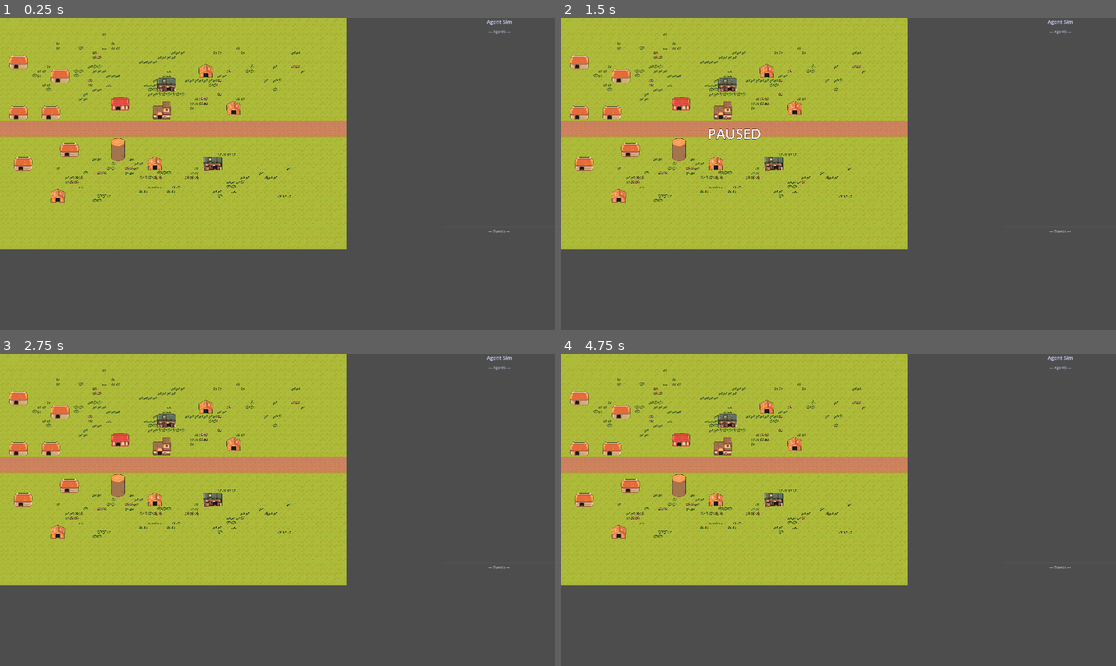
Above: before the commit, frames 1-4 (two rows, left to right).
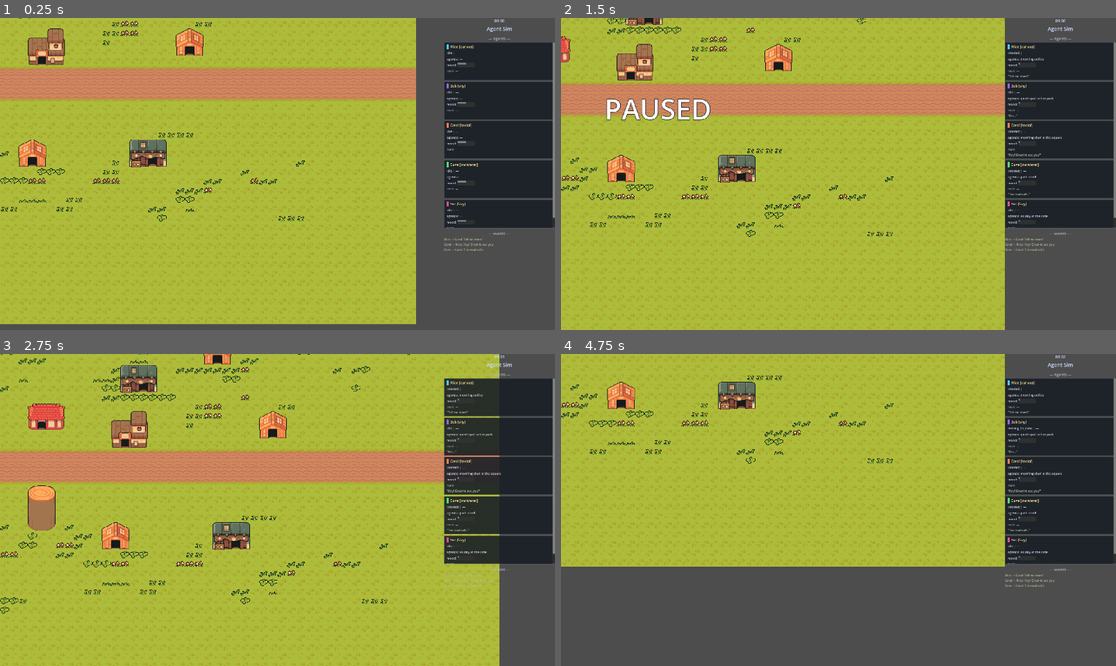
Above: after the commit, the same moments.

Repository: Erik-Huang/godot-agent-sim
Game: Godot game, scene res://main.tscn
The game is run twice, just before and just after one commit, with the same random seed, the same clock (stepped at 60 frames per second) and the same inputs.
Inputs (mouse positions are in pixels of both pictures, inside the frame that each line leads up to):
- Up to frame 1 (0.25 s): no input
- Up to frame 2 (1.5 s): tap Enter (ui_accept) at 0.5, 0.77, 1.25 s; move the mouse to (960, 158) at 0.52 s; click (960, 158) at 0.67 s; drag from (727, 189) to (810, 236) at 1.27 s
- Up to frame 3 (2.75 s): tap Enter (ui_accept) at 2 s; move the mouse to (333, 441) at 2.02 s; click (333, 441) at 2.17 s
- Up to frame 4 (4.75 s): tap Enter (ui_accept) at 2.75, 3.5, 3.77, 4.25 s; drag from (810, 572) to (672, 463) at 2.77 s; move the mouse to (1005, 556) at 3.52 s; click (1005, 556) at 3.67 s; drag from (672, 463) to (755, 432) at 4.27 s

The runs differ from the first frame. In frame 1, 55% of the frame differs, in the area x 0-100%, y 0-99%; in frame 2, 62%, in the area x 0-100%, y 0-100%; in frame 3, 62%; in frame 4, 37%.
Error before the commit: Cannot call method 'add_child' on a null value. (res://main.gd:90)

Commit message:
fix(scene): move unique_name_in_owner to node body in main.tscn (ARCH-006-post)
unique_name_in_owner=true in the [node] header is not valid .tscn syntax —
Godot ignores it, so %%UIPanel lookup in main.gd failed at startup.
Moved to node property body where Godot expects it.

Diff:
--- a/main.tscn
+++ b/main.tscn
@@ -115,7 +115,8 @@
 anchor_right = 1.0
 anchor_bottom = 1.0
 
-[node name="UIPanel" type="VBoxContainer" parent="UILayer/ScreenRoot/OuterPanel" unique_name_in_owner=true]
+[node name="UIPanel" type="VBoxContainer" parent="UILayer/ScreenRoot/OuterPanel"]
+unique_name_in_owner = true
 unique_id = 935282020
 layout_mode = 2
 size_flags_horizontal = 3
